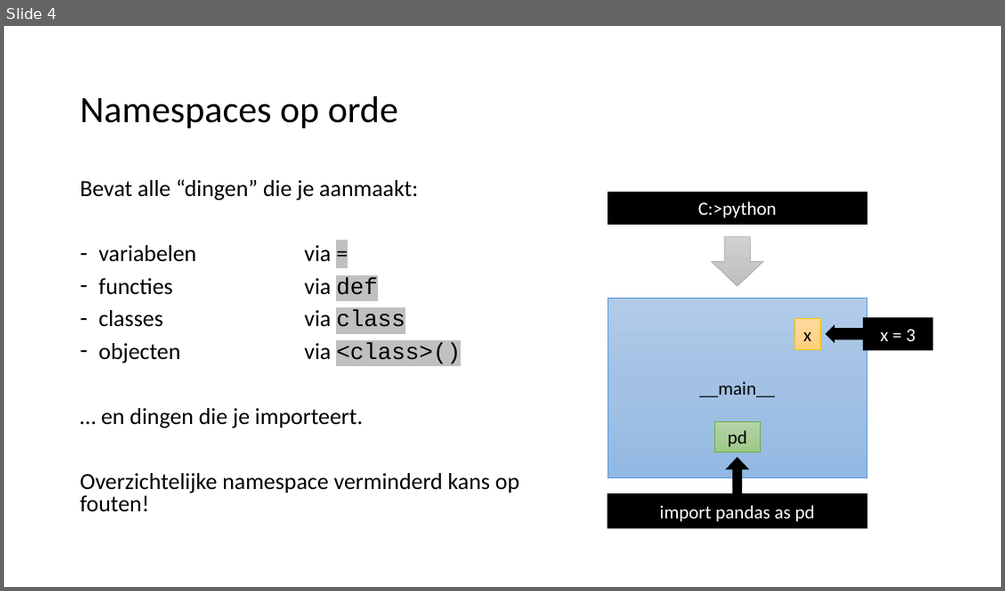
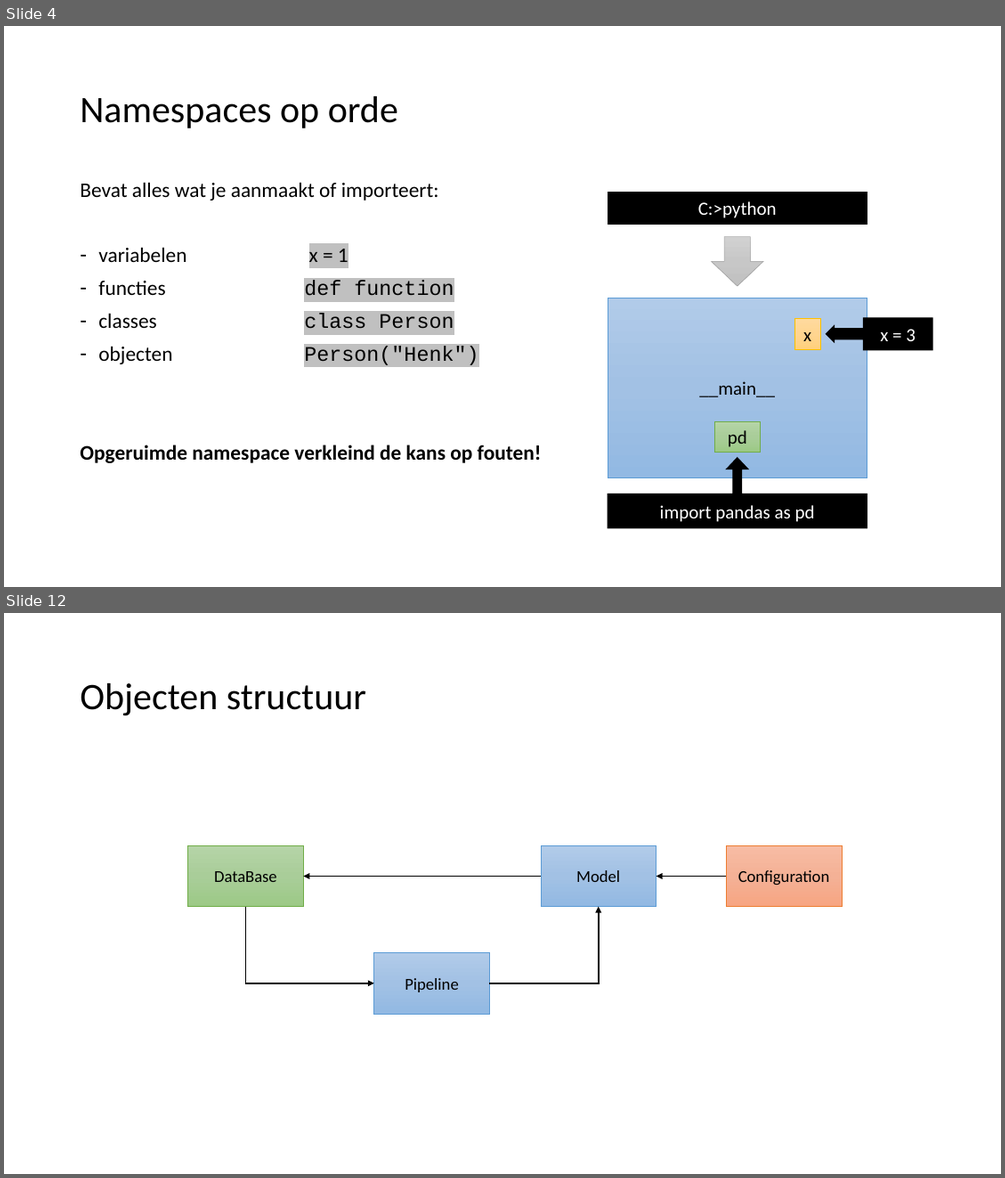
Before and after one commit to LFKoning/knowledge-sharing, a slide deck: objects/python_objects.pptx. Shown one above the other, each under a label of ours: slide 4 before the commit, slides 4 and 12 after it; the slides between them are not shown. The pictures are 1005x591 and 1005x1178 pixels, drawn with LibreOffice and Linux fonts; fonts in the diff are those of the drawing. Boxes give left, top, right and bottom in pixels: in the first picture for what was removed or moved away, otherwise in the second. Text is boxed around its words. In the diff, an @@ line names an element or a change of style, - is before the commit and + after.

```diff
--- a/objects/python_objects.pptx
+++ b/objects/python_objects.pptx
@@ slide 12 added at box(4, 613, 1001, 1174), background #FFFFFF @@
@@ title added at box(80, 683, 366, 716), 36 pt, text #000000 @@
+Objecten structuur
@@ rectangle added at box(188, 845, 304, 906), fill gradient #B5D5A7 to #AACE9A to #9CC987, outline #70AD47 0.5 pt, 16 pt, text #000000 @@
+DataBase
@@ rectangle added at box(541, 845, 657, 906), fill gradient #B1CBE9 to #A3C1E5 to #93B9E4, outline #5B9BD5 0.5 pt, 16 pt, text #000000 @@
+Model
@@ rectangle added at box(727, 845, 842, 906), fill gradient #F7BDA5 to #F5B196 to #F8A582, outline #ED7D31 0.5 pt, 16 pt, text #000000 @@
+Configuration
@@ arrow added from (541, 876) to (303, 876), #000000 1.5 pt @@
@@ arrow added from (727, 876) to (656, 876), #000000 1.5 pt @@
@@ elbow arrow added from (245, 907) to (374, 983), #000000 1.5 pt @@
@@ elbow arrow added from (489, 983) to (599, 907), #000000 1.5 pt @@
@@ rectangle added at box(374, 952, 490, 1013), fill gradient #B1CBE9 to #A3C1E5 to #93B9E4, outline #5B9BD5 0.5 pt, 16 pt, text #000000 @@
+Pipeline
@@ slide 4 changed as well @@
@@ text at box(80, 182, 542, 463): text changed; size 22.2 to 20 pt @@
-Bevat alle “dingen” die je aanmaakt:
-– variabelen via =
-– functies via def
-– classes via class
-– objecten via <class>()
-… en dingen die je importeert.
-Overzichtelijke namespace verminderd kans op fouten!
+Bevat alles wat je aanmaakt of importeert:
+– variabelen x = 1
+– functies def function
+– classes class Person
+– objecten Person("Henk")
+Opgeruimde namespace verkleind de kans op fouten!
```
Also in this commit, not shown: 4 other slides changed, 6 other slides added, 3 slides removed, 7 other files.
